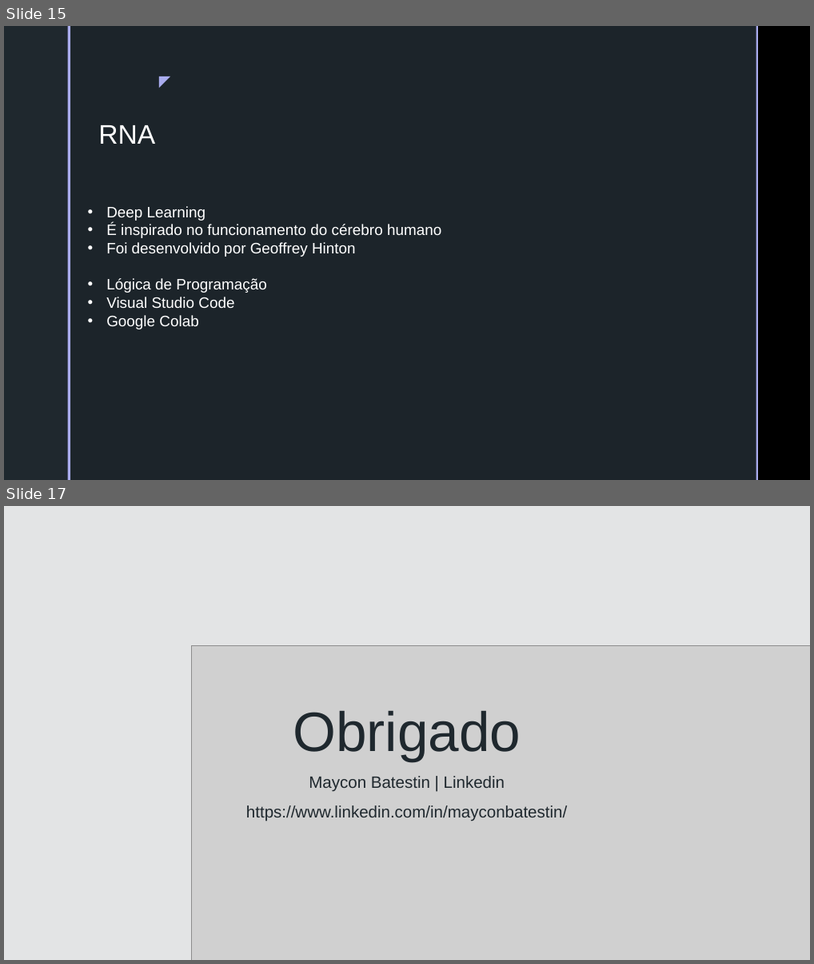
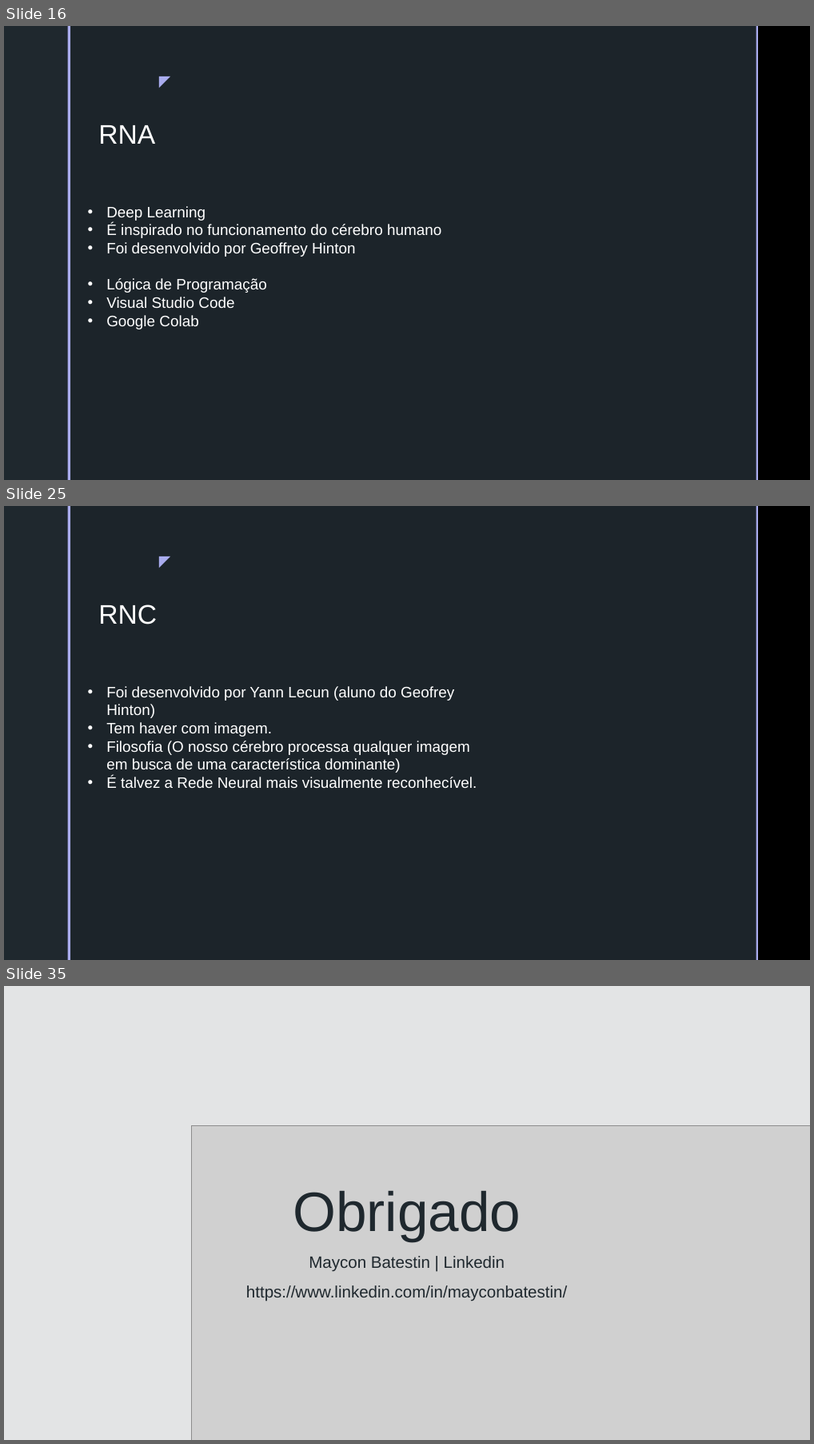
Before and after one commit to batestin1/coding_the_future_dio_redes_neurais, a slide deck: materiais/redes_neurais_dio.pptx. Shown one above the other, each under a label of ours: slides 15 and 17 before the commit, slides 16, 25 and 35 after it; the slides between them are not shown. The pictures are 814x964 and 814x1444 pixels, drawn with LibreOffice and Linux fonts; fonts in the diff are those of the drawing; grey boxes stand for pictures; background and template pictures are left out. Boxes give left, top, right and bottom in pixels: in the first picture for what was removed or moved away, otherwise in the second. Text is boxed around its words. In the diff, an @@ line names an element or a change of style, - is before the commit and + after.

```diff
--- a/materiais/redes_neurais_dio.pptx
+++ b/materiais/redes_neurais_dio.pptx
@@ slide 25 added at [4, 506, 810, 960], background picture (left out); not listed: 5 template elements that a slide beside it also shows @@
@@ text added at [98, 604, 157, 624], 32 pt, text #FFFFFF @@
+RNC
@@ text added at [106, 686, 477, 788], 18 pt, text #FFFFFF @@
+• Foi desenvolvido por Yann Lecun (aluno do Geofrey Hinton)
+• Tem haver com imagem.
+• Filosofia (O nosso cérebro processa qualquer imagem em busca de uma característica dominante)
+• É talvez a Rede Neural mais visualmente reconhecível.
@@ what was slide 15 is now slide 16 @@
@@ what was slide 17 is now slide 35 @@
```
Also in this commit, not shown: 3 slides changed, 17 other slides added, 4 other files.
